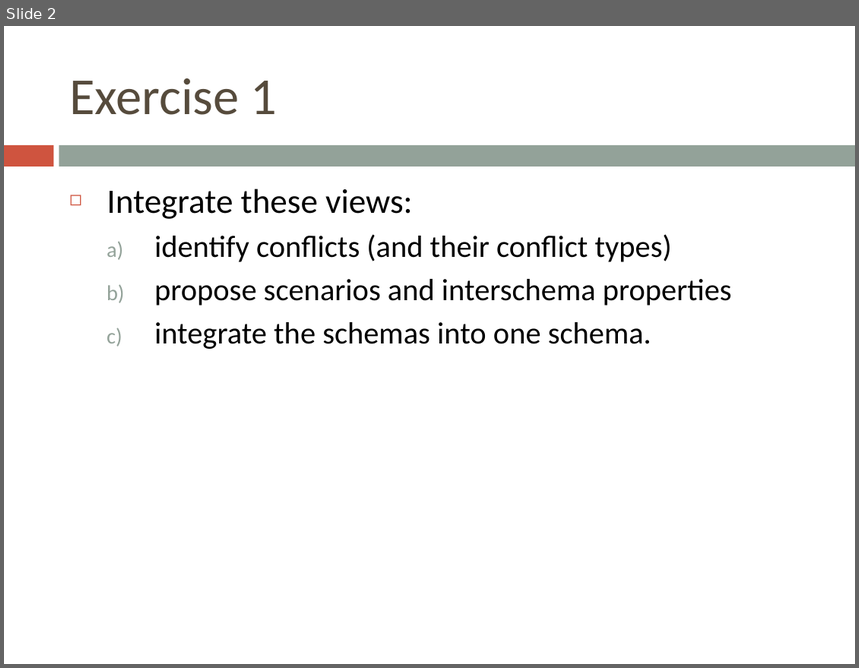
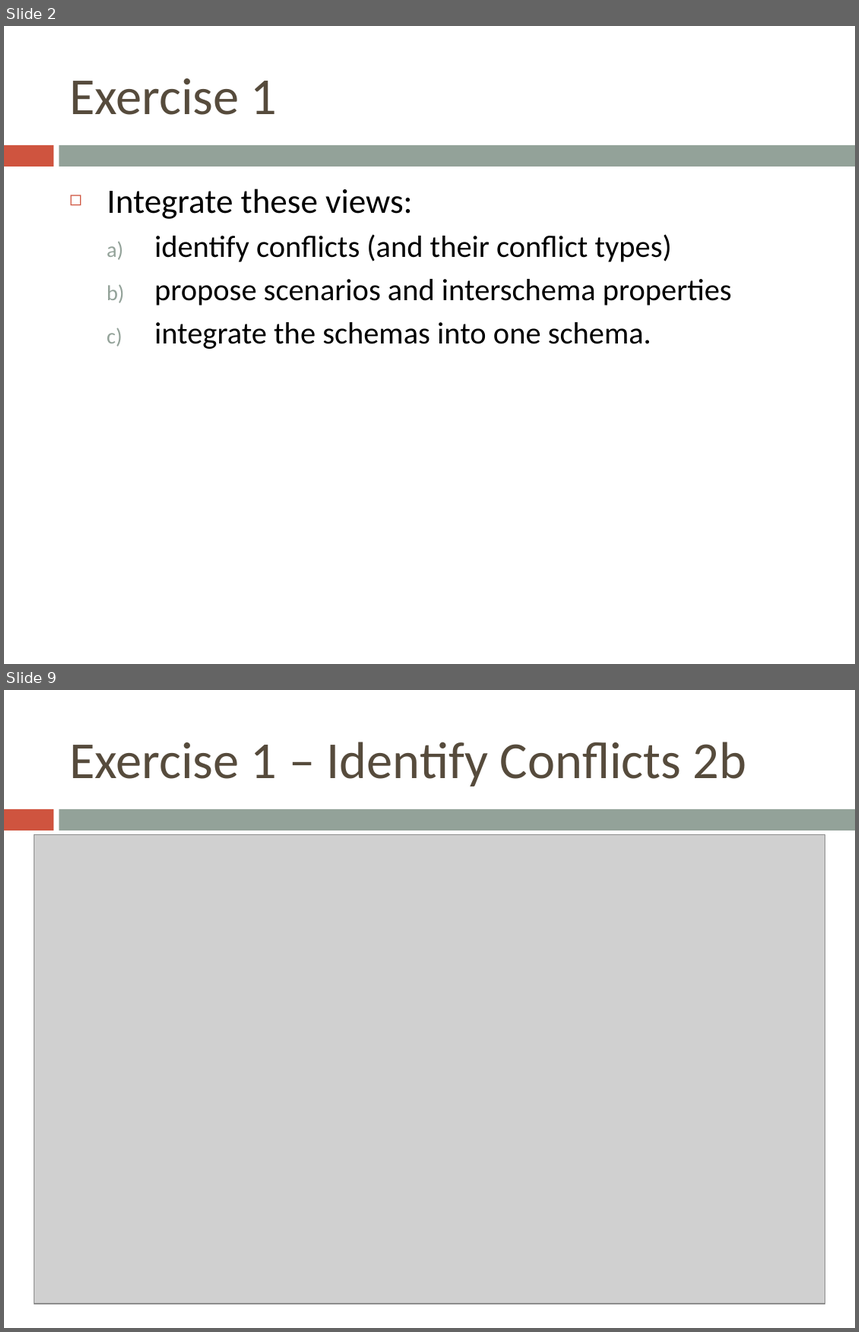
Before and after one commit to bugxd/DBTech, a slide deck: Assignment_4.pptx. Shown one above the other, each under a label of ours: slide 2 before the commit, slides 2 and 9 after it; the slides between them are not shown. The pictures are 859x668 and 859x1332 pixels, drawn with LibreOffice and Linux fonts; fonts in the diff are those of the drawing; grey boxes stand for pictures. Boxes give left, top, right and bottom in pixels: in the first picture for what was removed or moved away, otherwise in the second. Text is boxed around its words. In the diff, an @@ line names an element or a change of style, - is before the commit and + after.

```diff
--- a/Assignment_4.pptx
+++ b/Assignment_4.pptx
@@ slide 9 added at box(4, 690, 855, 1328), background #FFFFFF; not listed: 2 template elements that a slide beside it also shows @@
@@ title added at box(69, 742, 747, 787), 44 pt, text #564B3C @@
+Exercise 1 – Identify Conflicts 2b
@@ picture added at box(34, 834, 825, 1304) @@
```
Also in this commit, not shown: 8 slides changed, 16 other slides added, 2 slides removed, 21 other files.
